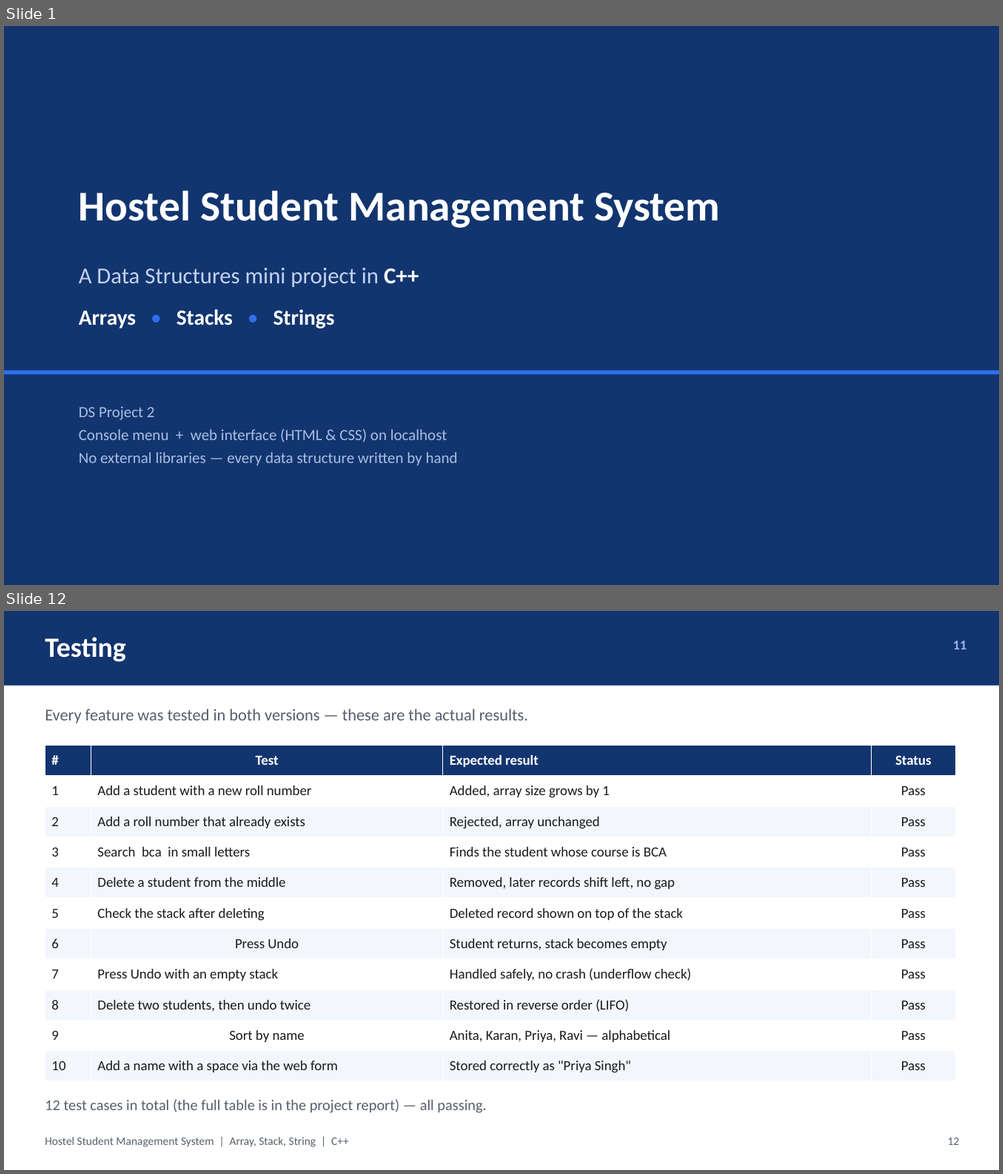
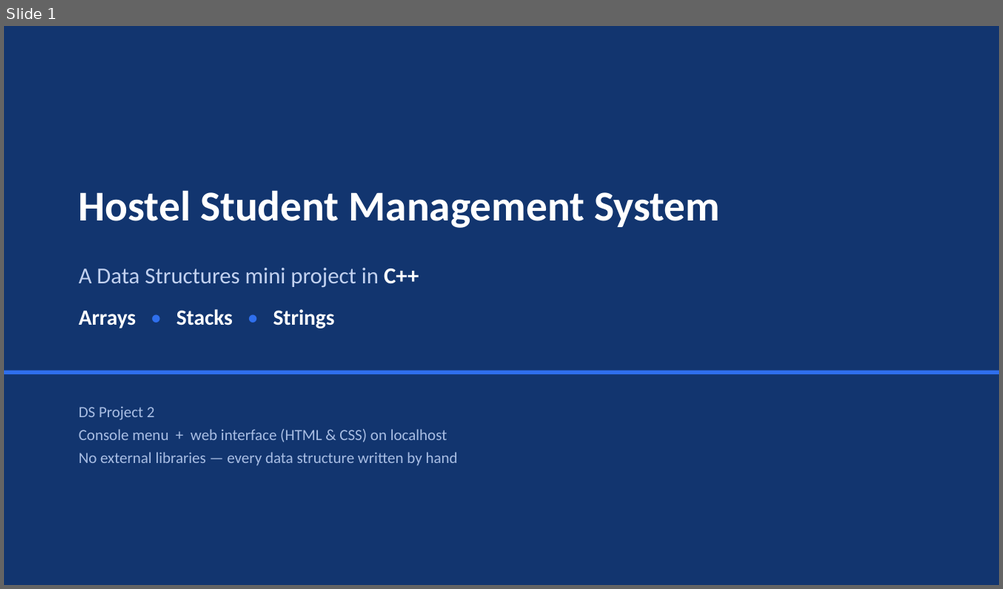
Before and after one commit to botvik155/apfa-data-structures, a slide deck: docs/DS_Project_2_Presentation.pptx. Shown one above the other, each under a label of ours: slides 1 and 12 before the commit, slide 1 after it; the slides between them are not shown. The pictures are 1003x1174 and 1003x589 pixels, drawn with LibreOffice and Linux fonts; fonts in the diff are those of the drawing. Boxes give left, top, right and bottom in pixels: in the first picture for what was removed or moved away, otherwise in the second. Text is boxed around its words. In the diff, an @@ line names an element or a change of style, - is before the commit and + after.

```diff
--- a/docs/DS_Project_2_Presentation.pptx
+++ b/docs/DS_Project_2_Presentation.pptx
@@ slide 12 removed at [4,611,999,1170], background #FFFFFF @@
@@ rectangle removed at [4,611,999,686] @@
@@ text removed at [45,637,125,662] @@
-Testing
@@ text removed at [953,641,966,649] @@
-11
@@ text removed at [45,709,528,723] @@
-Every feature was tested in both versions — these are the actual results.
@@ table removed at [45,745,956,1082], 11 rows, 4 columns @@
-# | Test | Expected result | Status
-1 | Add a student with a new roll number | Added, array size grows by 1 | Pass
-2 | Add a roll number that already exists | Rejected, array unchanged | Pass
-3 | Search bca in small letters | Finds the student whose course is BCA | Pass
-4 | Delete a student from the middle | Removed, later records shift left, no gap | Pass
-5 | Check the stack after deleting | Deleted record shown on top of the stack | Pass
-6 | Press Undo | Student returns, stack becomes empty | Pass
-7 | Press Undo with an empty stack | Handled safely, no crash (underflow check) | Pass
-8 | Delete two students, then undo twice | Restored in reverse order (LIFO) | Pass
-9 | Sort by name | Anita, Karan, Priya, Ravi — alphabetical | Pass
-10 | Add a name with a space via the web form | Stored correctly as "Priya Singh" | Pass
@@ text removed at [45,1099,486,1113] @@
-12 test cases in total (the full table is in the project report) — all passing.
@@ text removed at [45,1137,349,1147] @@
-Hostel Student Management System | Array, Stack, String | C++
@@ text removed at [948,1138,959,1145] @@
-12
```
Also in this commit, not shown: 6 slides changed, 1 slide added, 8 other slides removed, 3 other files.
